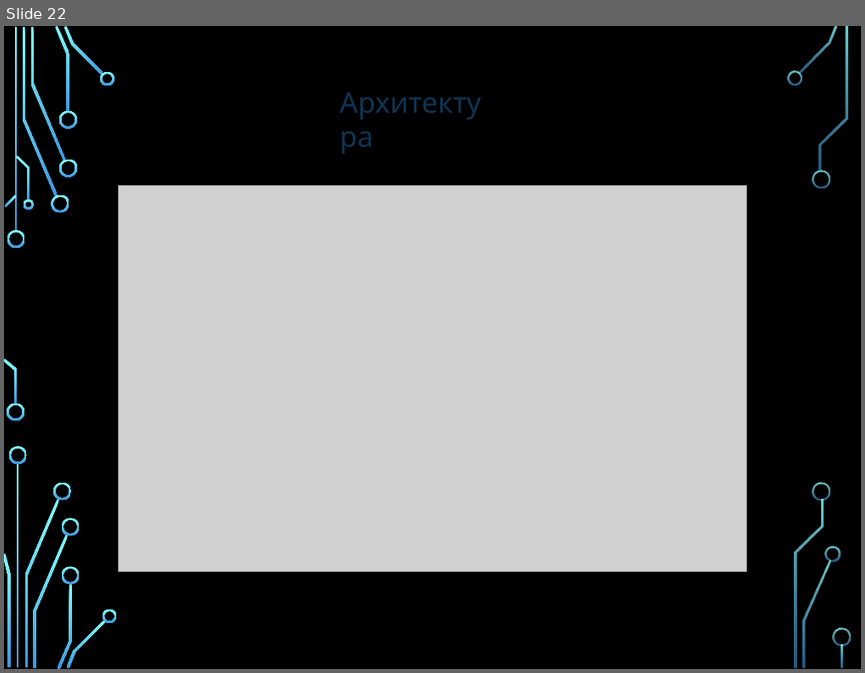
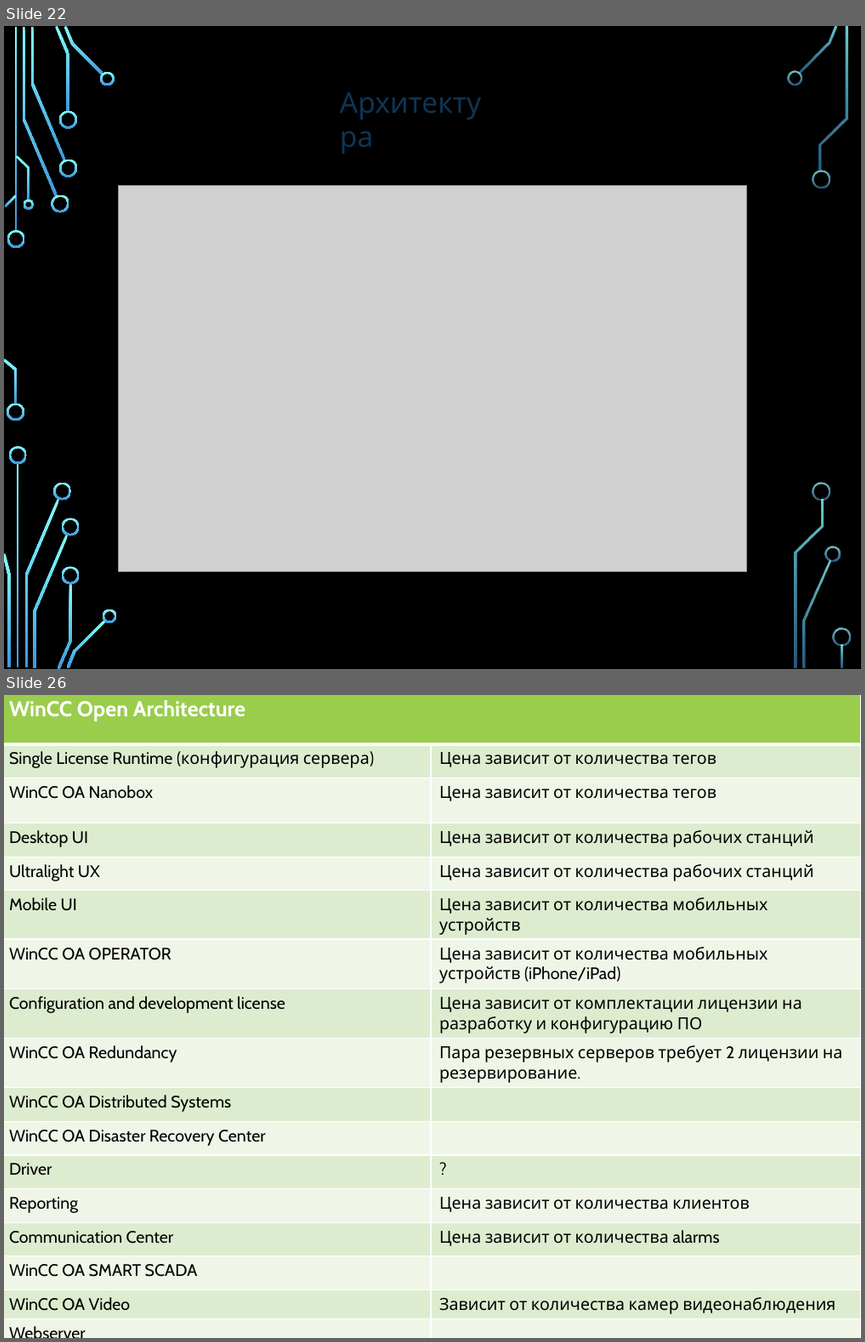
Before and after one commit to tyunegov/Presentation_ASUTP, a slide deck: итоговая.pptx. Shown one above the other, each under a label of ours: slide 22 before the commit, slides 22 and 26 after it; the slides between them are not shown. The pictures are 865x673 and 865x1342 pixels, drawn with LibreOffice and Linux fonts; fonts in the diff are those of the drawing; grey boxes stand for pictures; background and template pictures are left out. Boxes give left, top, right and bottom in pixels: in the first picture for what was removed or moved away, otherwise in the second. Text is boxed around its words. In the diff, an @@ line names an element or a change of style, - is before the commit and + after.

```diff
--- a/итоговая.pptx
+++ b/итоговая.pptx
@@ slide 26 added at box(4, 695, 861, 1338), background picture (left out); not listed: 36 template elements that a slide beside it also shows @@
@@ table added at box(4, 695, 861, 1338), 17 rows, 2 columns @@
+WinCC Open Architecture | 
+Single License Runtime (конфигурация сервера) | Цена зависит от количества тегов
+WinCC OA Nanobox | Цена зависит от количества тегов
+Desktop UI | Цена зависит от количества рабочих станций
+Ultralight UX | Цена зависит от количества рабочих станций
+Mobile UI | Цена зависит от количества мобильных устройств
+WinCC OA OPERATOR | Цена зависит от количества мобильных устройств (iPhone/iPad)
+Configuration and development license | Цена зависит от комплектации лицензии на разработку и конфигурацию ПО
+WinCC OA Redundancy | Пара резервных серверов требует 2 лицензии на резервирование.
+WinCC OA Distributed Systems | 
+WinCC OA Disaster Recovery Center | 
+Driver | ?
+Reporting | Цена зависит от количества клиентов
+Communication Center | Цена зависит от количества alarms
+WinCC OA SMART SCADA | 
+WinCC OA Video | Зависит от количества камер видеонаблюдения
+Webserver | 
```
Also in this commit, not shown: 5 other slides added, 4 other files.
